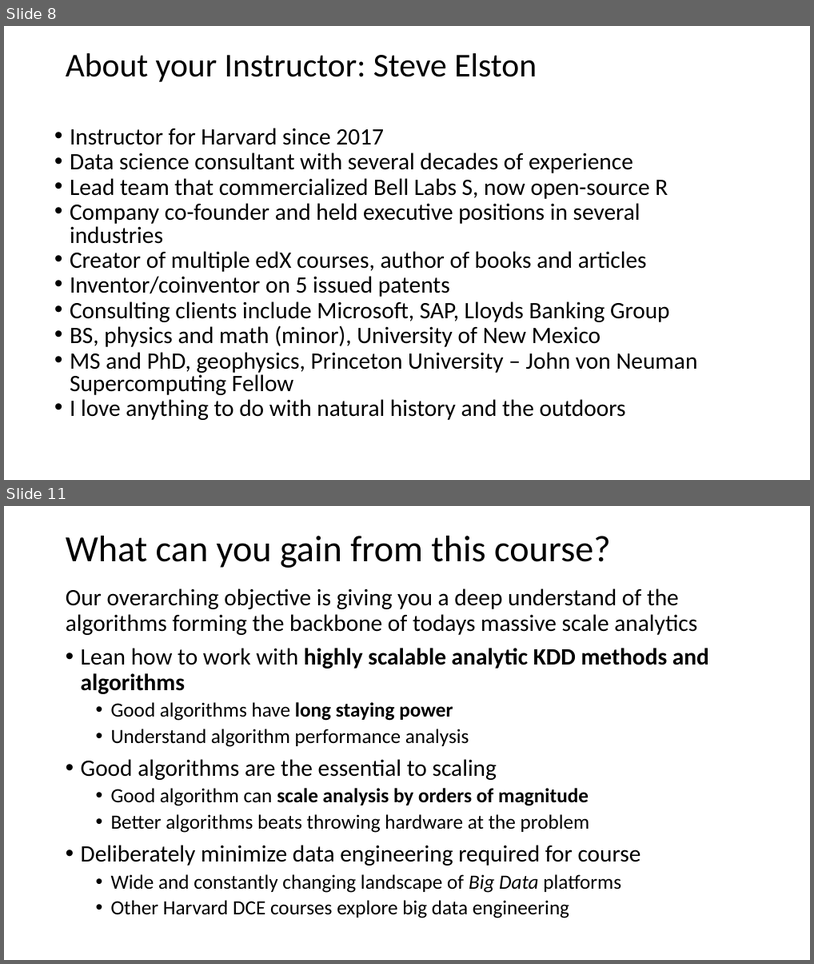
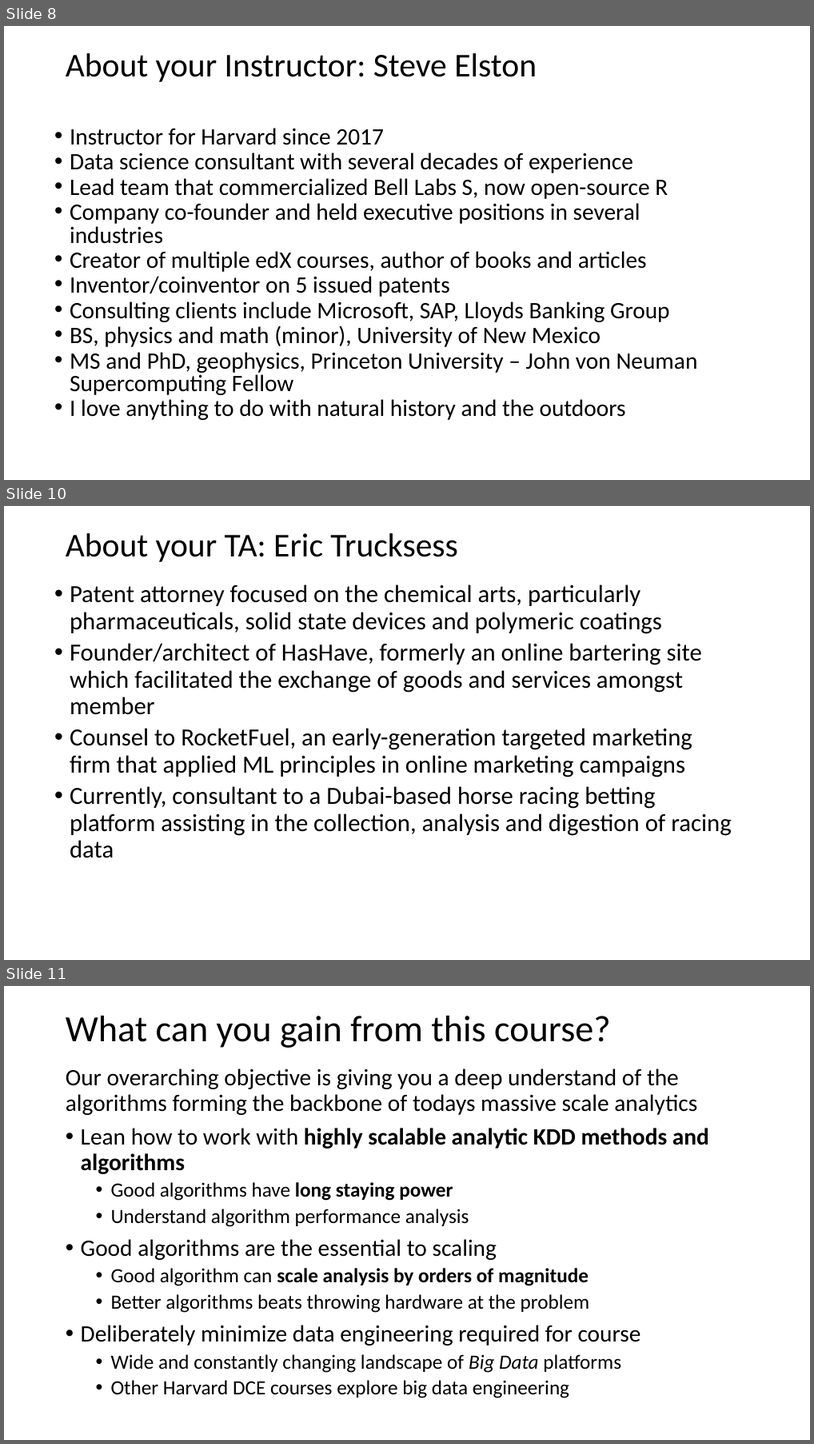
Before and after one commit to jonahneu/CSCI-E-108, a slide deck: slides/1_Introduction.pptx. Shown one above the other, each under a label of ours: slides 8 and 11 before the commit, slides 8, 10 and 11 after it; the slides between them are not shown. The pictures are 814x964 and 814x1444 pixels, drawn with LibreOffice and Linux fonts; fonts in the diff are those of the drawing. Boxes give left, top, right and bottom in pixels: in the first picture for what was removed or moved away, otherwise in the second. Text is boxed around its words. In the diff, an @@ line names an element or a change of style, - is before the commit and + after.

```diff
--- a/slides/1_Introduction.pptx
+++ b/slides/1_Introduction.pptx
@@ slide 10 added at box(4, 506, 810, 960), background #FFFFFF @@
@@ title added at box(66, 533, 458, 562), 39.6 pt, text #000000 @@
+About your TA: Eric Trucksess
@@ text added at box(70, 584, 731, 858), 29.3 pt, text #000000 @@
+• Patent attorney focused on the chemical arts, particularly pharmaceuticals, solid state devices and polymeric coatings
+• Founder/architect of HasHave, formerly an online bartering site which facilitated the exchange of goods and services amongst member
+• Counsel to RocketFuel, an early-generation targeted marketing firm that applied ML principles in online marketing campaigns
+• Currently, consultant to a Dubai-based horse racing betting platform assisting in the collection, analysis and digestion of racing data
```
Also in this commit, not shown: 4 slides changed, 5 other slides added, 2 slides removed.
